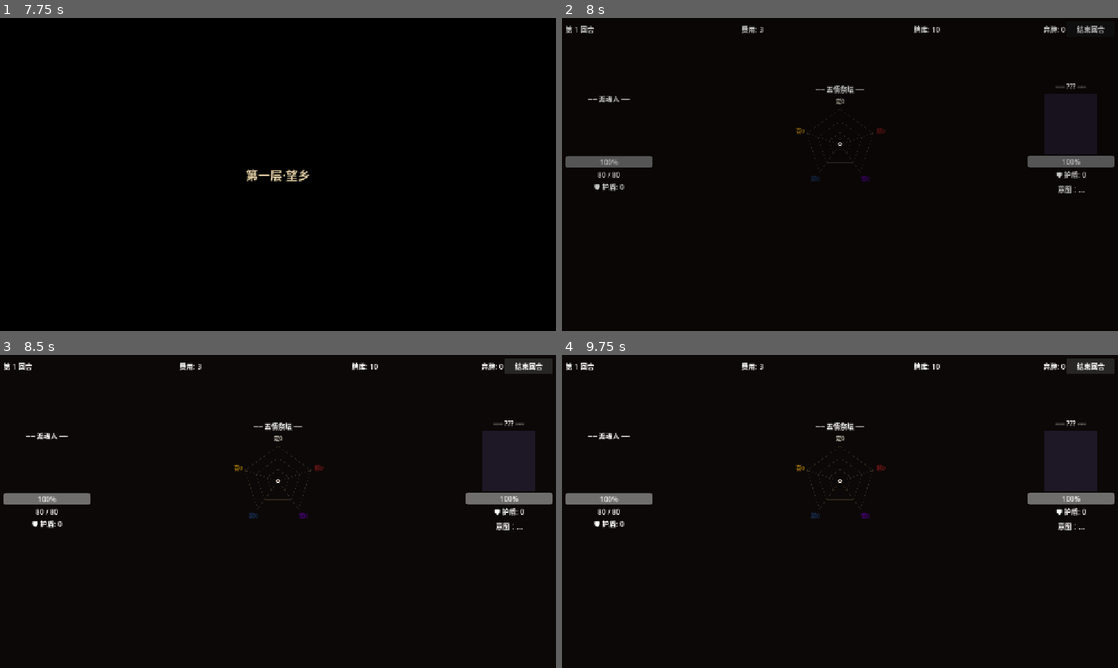
Above: before the commit, frames 1-4 (two rows, left to right).
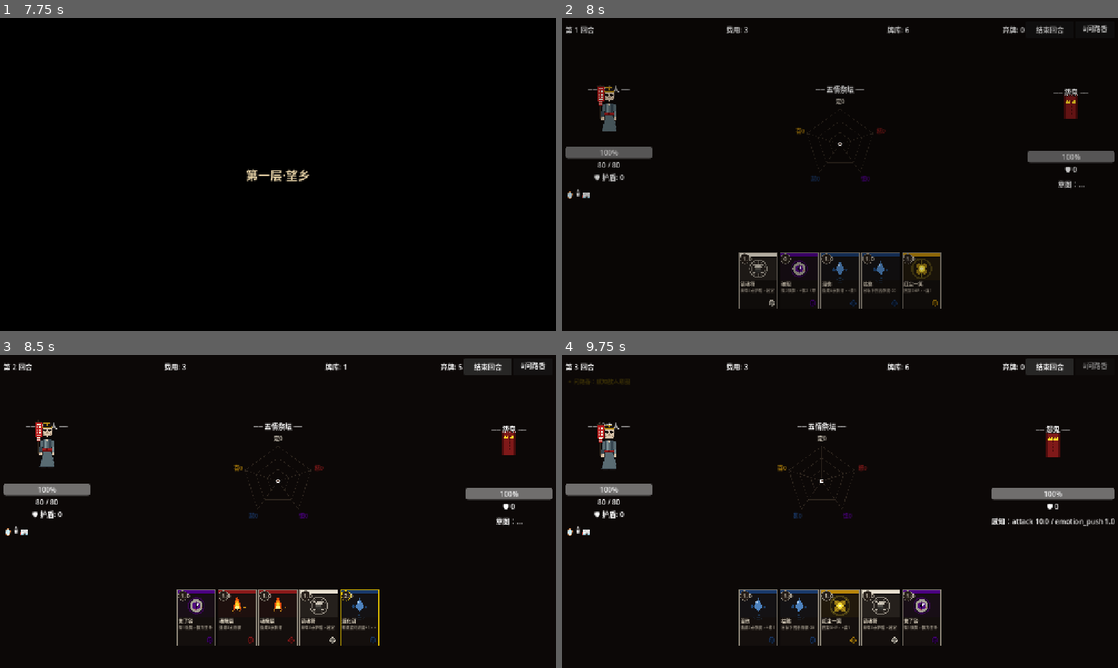
Above: after the commit, the same moments.

Repository: qianhua76123-pixel/soul-ferry
Game: Godot game, scene res://scenes/MainMenu.tscn
The game is run twice, just before and just after one commit, with the same random seed, the same clock (stepped at 60 frames per second) and the same inputs.
Inputs (mouse positions are in pixels of both pictures, inside the frame that each line leads up to):
- Up to frame 1 (7.75 s): tap Enter at 0.5 s; move the mouse to (400, 158) at 0.52 s; click (400, 158) at 0.67 s; move the mouse to (166, 190) at 1.27 s; click (166, 190) at 1.42 s; click "踏 上 旅 途" at 2 s; click "[事] 事件" at 2.75 s; click "[事] 事件" at 3.5 s; click "「让他说完。」" at 4.25 s; click "继续前行" at 5 s; click "[店] 商店" at 5.75 s; click "[战] 战斗" at 6.5 s; click "[战] 战斗" at 7.25 s
- Up to frame 2 (8 s): no input
- Up to frame 3 (8.5 s): click "结束回合" at 8 s
- Up to frame 4 (9.75 s): click (1095, 367) at 8.75 s, where only the run after the commit has a clickable "🕯问路香"; click "结束回合" at 9.5 s

Frame 1 is identical in both runs. In frame 2, 4.9% of the frame differs, in the area x 0-100%, y 2-93%; in frame 3, 7.4%; in frame 4, 8.9%, in the area x 0-100%, y 1-93%.
Error before the commit: Parse Error: Identifier "result" not declared in the current scope. (res://scripts/battle/BattleStateMachine.gd:401)
Error after the commit: Trying to assign value of type 'Panel' to a variable of type 'Label'. (res://scripts/battle/BattleScene.gd:466)

Commit message:
fix: _execute_enemy_action 中 result 未声明
_execute_enemy_action 不返回 Dictionary，没有 result 变量。
attack 分支闪避逻辑错误引用了 result["dodged"] 和 result.value。
修正：闪避成功时直接 return 跳过伤害，不引用 result。

Diff:
--- a/scripts/battle/BattleStateMachine.gd
+++ b/scripts/battle/BattleStateMachine.gd
@@ -395,11 +395,10 @@
 	var atype = action.get("type", "")
 	match atype:
 		"attack":
-			# 先检查闪避
+			# 先检查玩家闪避
 			if _dodge_charges > 0:
 				_dodge_charges -= 1
-				result["dodged"] = true
-				result.value = 0
+				# 闪避成功，不扣血，播放浮字由 BattleScene 通过 hp_changed 无变化判断
 			else:
 				var raw = int(action.get("value", 0) * mul)
 				var dmg = BuffManager.absorb_damage(BuffManager.TARGET_PLAYER, raw)
